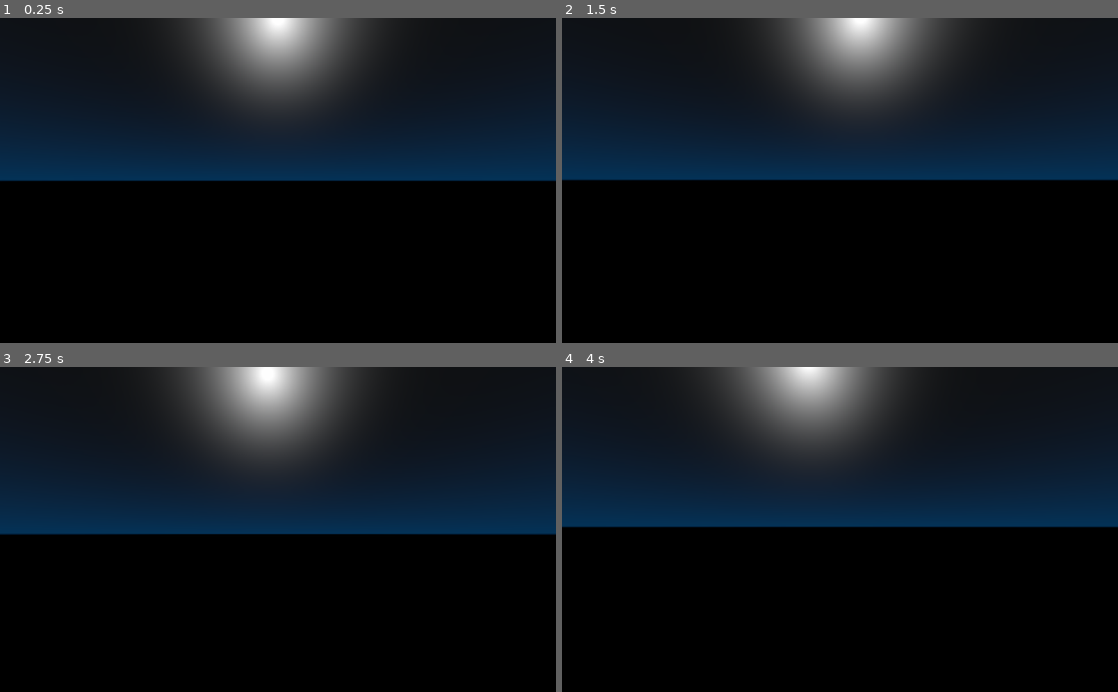
Above: before the commit, frames 1-4 (two rows, left to right).
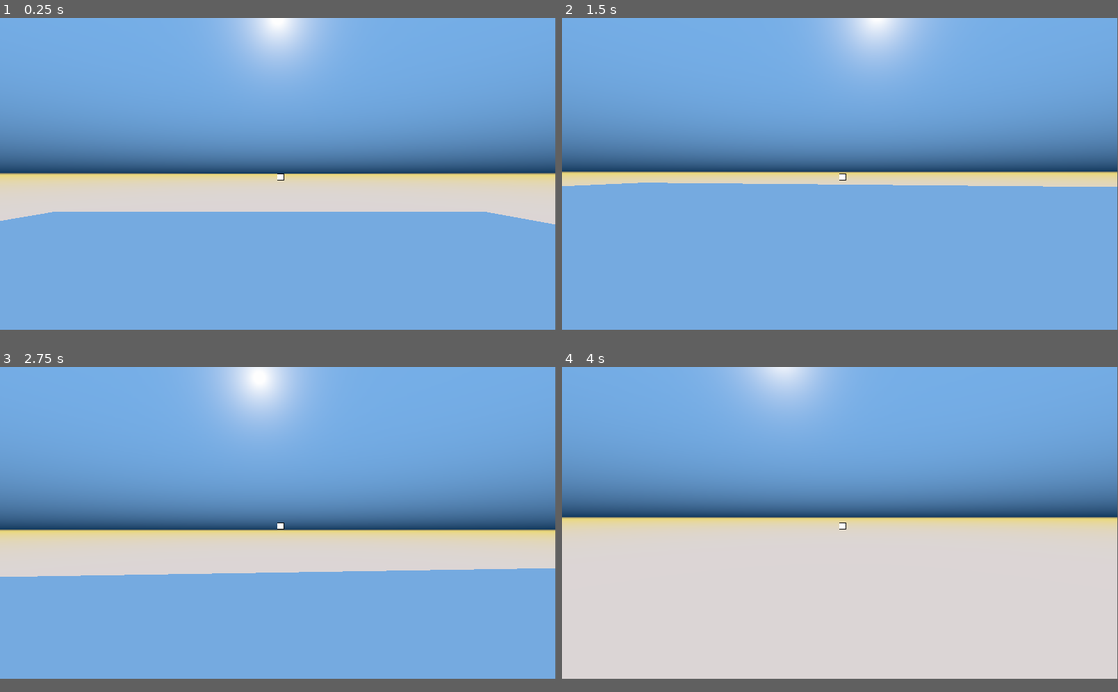
Above: after the commit, the same moments.

Repository: CS-Cafe/Lets-Make-A-Game
Game: Godot game, scene res://Scenes/DemoScene.tscn
Two runs of this game, one before a commit and one after it. Both use one fixed random seed, a clock stepped at 60 frames per second and the inputs below. Before the commit the project starts from res://DemoScene.tscn.
Inputs (mouse positions are in pixels of both pictures, inside the frame that each line leads up to):
- Up to frame 1 (0.25 s): no input
- Up to frame 2 (1.5 s): move the mouse to (867, 180) at 0.52 s; hold W (movement_forward) from 0.53 s (still down); tap F (player_flashlight) at 0.6 s; tap Space (movement_jump) at 0.77, 1.07 s; right-click (867, 180) at 0.8 s; move the mouse to (812, 180) at 1.27 s; right-click (812, 180) at 1.35 s
- Up to frame 3 (2.75 s): keep holding W (movement_forward); tap Space (movement_jump) at 1.52, 1.82, 2.3 s; tap Shift (movement_sprint, bound only after the commit) at 1.55 s; move the mouse to (289, 523) at 2.02 s; hold Shift (movement_sprint, bound only after the commit) from 2.03 s (still down)
- Up to frame 4 (4 s): keep holding W (movement_forward); move the mouse to (834, 536) at 2.77 s; release Shift (movement_sprint, bound only after the commit) at 2.78 s; tap Space (movement_jump) at 2.85, 3.02, 3.32, 3.77 s; tap F (player_flashlight) at 3.05, 3.6 s; move the mouse to (878, 532) at 3.52 s; right-click (878, 532) at 3.8 s
In our replay, the window is 800x468 before the commit and 799x449 after it. These sizes can differ from the game's own. Grey fills any space a smaller window leaves; there, only what the larger window draws over its background counts as a difference.

The runs differ from the first frame. In frame 1, 95% of the frame differs, in the area x 0-100%, y 0-96%; in frame 2, 95%; in frame 3, 95%; in frame 4, 96%.

Commit message:
Grabbing Objects
Demo scene now has grabbable sphere with right click

Diff:
--- a/$GAMENAME/DemoScene.tscn
+++ b/$GAMENAME/Scenes/DemoScene.tscn
@@ -1,24 +1,25 @@
-[gd_scene load_steps=6 format=2]
+[gd_scene load_steps=7 format=2]
 
-[ext_resource path="res://fps_player.tscn" type="PackedScene" id=1]
-[ext_resource path="res://object_floating_lightcube.tscn" type="PackedScene" id=2]
+[ext_resource path="res://Scenes/fps_player.tscn" type="PackedScene" id=1]
+[ext_resource path="res://Scenes/object_floating_lightcube.tscn" type="PackedScene" id=2]
+[ext_resource path="res://Scenes/RigidBody.tscn" type="PackedScene" id=3]
 
 [sub_resource type="BoxShape" id=1]
 extents = Vector3( 5, 1, 5 )
 
 [sub_resource type="ProceduralSky" id=2]
-sky_top_color = Color( 0.0588235, 0.0627451, 0.0666667, 1 )
+sky_top_color = Color( 0.462745, 0.686275, 0.909804, 1 )
 sky_horizon_color = Color( 0.0156863, 0.2, 0.345098, 1 )
-ground_bottom_color = Color( 0, 0, 0, 1 )
-ground_horizon_color = Color( 0, 0, 0, 1 )
+ground_bottom_color = Color( 0.862745, 0.839216, 0.839216, 1 )
+ground_horizon_color = Color( 0.929412, 0.85098, 0.415686, 1 )
 
 [sub_resource type="Environment" id=3]
 background_mode = 2
 background_sky = SubResource( 2 )
 ambient_light_color = Color( 1, 1, 1, 1 )
-ambient_light_energy = 0.0
-fog_color = Color( 0.313726, 0.313726, 0.313726, 1 )
-fog_sun_color = Color( 1, 1, 1, 1 )
+fog_color = Color( 0, 0, 0, 1 )
+fog_sun_color = Color( 0, 0, 0, 1 )
+fog_depth_enabled = false
 fog_depth_curve = 0.0346741
 fog_transmit_curve = 0.0334929
 
@@ -36,6 +37,9 @@
 
 [node name="fps_player" parent="." instance=ExtResource( 1 )]
 transform = Transform( 1, 0, 0, 0, 1, 0, 0, 0, 1, 1.80902, 9.72751, 1.60423 )
+OBJECT_THROW_FORCE = 0
+OBJECT_GRAB_DISTANCE = 5
+OBJECT_GRAB_RAY_DISTANCE = 6
 MOUSE_SENSITIVITY = 0.1
 
 [node name="WorldEnvironment" type="WorldEnvironment" parent="."]
@@ -43,3 +47,6 @@
 
 [node name="object_floating_lightcube" parent="." instance=ExtResource( 2 )]
 transform = Transform( 1, 0, 0, 0, 1, 0, 0, 0, 1, 0, 2.88282, 29.4316 )
+
+[node name="RigidBody" parent="." instance=ExtResource( 3 )]
+transform = Transform( 1, 0, 0, 0, 1, 0, 0, 0, 1, 20, 14, 10 )
--- /dev/null
+++ b/$GAMENAME/Scenes/RigidBody.tscn
@@ -0,0 +1,14 @@
+[gd_scene load_steps=2 format=2]
+
+[sub_resource type="SphereShape" id=1]
+
+[node name="RigidBody" type="RigidBody"]
+
+[node name="CSGSphere" type="CSGSphere" parent="."]
+radial_segments = 32
+rings = 32
+
+[node name="CollisionShape" type="CollisionShape" parent="."]
+shape = SubResource( 1 )
+
+[node name="OmniLight" type="OmniLight" parent="."]
--- a/$GAMENAME/fps_player.tscn
+++ b/$GAMENAME/Scenes/fps_player.tscn
@@ -1,11 +1,13 @@
-[gd_scene load_steps=4 format=2]
+[gd_scene load_steps=5 format=2]
 
-[ext_resource path="res://fps_player.gd" type="Script" id=1]
+[ext_resource path="res://Scripts/fps_player.gd" type="Script" id=1]
 
 [sub_resource type="CapsuleShape" id=1]
 
 [sub_resource type="BoxShape" id=2]
 extents = Vector3( 1, 0.317707, 1 )
+
+[sub_resource type="BoxShape" id=3]
 
 [node name="fps_player" type="KinematicBody"]
 script = ExtResource( 1 )
@@ -26,6 +28,14 @@
 transform = Transform( 1, 0, 0, 0, 1, 0, 0, 0, 1, 0, 0.890245, 0 )
 
 [node name="gun_fire_points" type="Spatial" parent="rotation_helper"]
+transform = Transform( 1, 0, 0, 0, 1, 0, 0, 0, 1, 0, 0.89, -2 )
+
+[node name="grab_objects" type="Spatial" parent="rotation_helper/gun_fire_points"]
+
+[node name="Area" type="Area" parent="rotation_helper/gun_fire_points/grab_objects"]
+
+[node name="CollisionShape" type="CollisionShape" parent="rotation_helper/gun_fire_points/grab_objects/Area"]
+shape = SubResource( 3 )
 
 [node name="gun_aim_points" type="Spatial" parent="rotation_helper"]
 
@@ -42,3 +52,27 @@
 __meta__ = {
 "_edit_use_anchors_": false
 }
+
+[node name="Reticle" type="Control" parent="player_hud"]
+margin_right = 40.0
+margin_bottom = 40.0
+
+[node name="ColorRect2" type="ColorRect" parent="player_hud/Reticle"]
+margin_left = -2.0
+margin_top = -2.0
+margin_right = 22.0
+margin_bottom = 22.0
+color = Color( 0, 0, 0, 1 )
+__meta__ = {
+"_edit_use_anchors_": false
+}
+
+[node name="ColorRect" type="ColorRect" parent="player_hud/Reticle"]
+margin_right = 20.0
+margin_bottom = 20.0
+__meta__ = {
+"_edit_use_anchors_": false
+}
+
+[connection signal="body_entered" from="rotation_helper/gun_fire_points/grab_objects/Area" to="." method="_on_Area_body_entered"]
+[connection signal="body_exited" from="rotation_helper/gun_fire_points/grab_objects/Area" to="." method="_on_Area_body_exited"]
--- /dev/null
+++ b/$GAMENAME/Scripts/fps_player.gd
@@ -0,0 +1,217 @@
+##TO DO LIST
+#Adjust Flashlight Size/Intensity
+
+
+
+extends KinematicBody
+
+#Basic Movement
+const ACCEL = 4.5
+const DEACCEL = 16
+const MAX_SLOPE_ANGLE = 40
+const MAX_SPEED = 15
+var vel = Vector3()
+var dir = Vector3()
+
+#Jump Movement
+const JUMP_SPEED = 9
+const gravity = -24.8
+
+#Sprint Movement
+var is_sprinting = false
+var MAX_SPRINT_SPEED = 20
+var SPRINT_ACCEL = 18
+
+#Flashlight
+var flashlight
+
+#Camera
+var camera
+export var x_range = 70
+
+#Grabbing RigidBodys
+var grabbed_object = null
+#const OBJECT_THROW_FORCE = 120
+#const OBJECT_GRAB_DISTANCE = 7
+#const OBJECT_GRAB_RAY_DISTANCE = 10
+export var OBJECT_THROW_FORCE = 120
+export var OBJECT_GRAB_DISTANCE = 7
+export var OBJECT_GRAB_RAY_DISTANCE = 10
+var object_detection
+var object_detection_collision
+
+#Rotation Helper
+var rotation_helper
+export var MOUSE_SENSITIVITY = 0.05
+
+#UI
+var reticle
+
+func _ready():
+	#Camera
+	camera = $rotation_helper/player_camera
+
+	#Rotation Helper
+	rotation_helper = $rotation_helper
+
+	#Flashlight
+	flashlight = $rotation_helper/player_flashlight
+
+	#UI
+	reticle = $player_hud/Reticle
+	reticle.set_position(get_viewport().size / 2)
+	#Change Var for Color Shift
+	reticle = $player_hud/Reticle/ColorRect
+
+	#Grabbing Objects
+	object_detection = $rotation_helper/gun_fire_points
+	object_detection_collision = $rotation_helper/gun_fire_points/grab_objects/Area/CollisionShape
+	if true:
+		#Set Area to Grab Distance
+		object_detection.translation = Vector3(0,0,OBJECT_GRAB_RAY_DISTANCE / 2 * -1)
+		object_detection_collision.get_shape().set_extents(Vector3(.05,.05,OBJECT_GRAB_RAY_DISTANCE / 2))
+
+
+	#Initial Mouse Mode
+	Input.set_mouse_mode(Input.MOUSE_MODE_CAPTURED)
+
+func _physics_process(delta):
+	process_inputs(delta)
+	process_movement(delta)
+
+func _input(event):
+	if event is InputEventMouseMotion and Input.get_mouse_mode() == Input.MOUSE_MODE_CAPTURED:
+		rotation_helper.rotate_x(deg2rad(event.relative.y*MOUSE_SENSITIVITY * -1)) #chagne to 1 for inverted mouse up/dwn
+		self.rotate_y(deg2rad(event.relative.x*MOUSE_SENSITIVITY * -1)) #change to 1 for inverted mouse left/right
+
+		var camera_rot = rotation_helper.rotation_degrees
+		camera_rot.x = clamp(camera_rot.x, -x_range, x_range)
+		rotation_helper.rotation_degrees = camera_rot
+
+func process_inputs(delta):
+		#Check if Jumping
+		if is_on_floor(): #keeps motion while in jump
+			dir = Vector3()
+		#Camera Transform
+		var cam_xform = camera.get_global_transform()
+
+		#Set Input Movement
+		var input_movement_vector = Vector2()
+
+		#Basic Movement
+		if Input.is_action_pressed("movement_forward") and is_on_floor():
+			input_movement_vector.y += 1
+		if Input.is_action_pressed("movement_backward") and is_on_floor():
+			input_movement_vector.y -= 1
+		if Input.is_action_pressed("movement_left") and is_on_floor():
+			input_movement_vector.x -= 1
+		if Input.is_action_pressed("movement_right") and is_on_floor():
+			input_movement_vector.x += 1
+
+		input_movement_vector = input_movement_vector.normalized()
+
+		dir += -cam_xform.basis.z * input_movement_vector.y
+		dir += cam_xform.basis.x * input_movement_vector.x
+
+		#Jump Movement
+		if is_on_floor():
+			if Input.is_action_just_pressed("movement_jump"):
+				vel.y = JUMP_SPEED
+
+
+		#Cursor Freeing
+		if Input.is_action_just_pressed("ui_cancel"):
+			if Input.get_mouse_mode() == Input.MOUSE_MODE_VISIBLE:
+				Input.set_mouse_mode(Input.MOUSE_MODE_CAPTURED)
+			else:
+				Input.set_mouse_mode(Input.MOUSE_MODE_VISIBLE)
+
+		#Flashlight Toggle
+		if Input.is_action_just_pressed("player_flashlight"):
+			#var flashlight = $rotation_helper/player_flashlight
+			if flashlight.visible == true:
+				flashlight.visible = false
+			else:
+				flashlight.visible = true
+
+		#Sprinting Movement
+		if Input.is_action_pressed("movement_sprint"):
+			is_sprinting = true
+		else:
+			is_sprinting = false
+
+		#Grabbing RigidBody's
+		if Input.is_action_just_pressed("fire_grenade"): # and current_weapon == "UNARMED": #For Use in True FPS
+			if grabbed_object == null:
+				var state = get_world().direct_space_state
+				var center_position = get_viewport().size / 2
+				var ray_from = camera.project_ray_origin(center_position)
+				var ray_to = ray_from + camera.project_ray_normal(center_position) * OBJECT_GRAB_RAY_DISTANCE
+
+				var ray_result = state.intersect_ray(ray_from, ray_to, [self, $rotation_helper/gun_fire_points/grab_objects/Area])
+				if !ray_result.empty():
+					if ray_result["collider"] is RigidBody:
+						grabbed_object = ray_result["collider"]
+						grabbed_object.mode = RigidBody.MODE_STATIC
+						grabbed_object.collision_layer = 0
+						grabbed_object.collision_mask = 0
+
+			else:
+				grabbed_object.mode = RigidBody.MODE_RIGID
+				grabbed_object.apply_impulse(Vector3(0,0,0), -camera.global_transform.basis.z.normalized()*OBJECT_THROW_FORCE)
+				grabbed_object.collision_layer = 1
+				grabbed_object.collision_mask = 1
+
+				grabbed_object = null
+		if grabbed_object != null:
+			grabbed_object.global_transform.origin = camera.global_transform.origin + (-camera.global_transform.basis.z.normalized() * OBJECT_GRAB_DISTANCE)
+
+func process_movement(delta):
+	dir.y = 0
+	dir = dir.normalized()
+
+	vel.y += delta * gravity
+	var hvel = vel
+	hvel.y = 0
+
+	var target = dir
+	#target *= MAX_SPEED
+	if is_sprinting:
+		target *= MAX_SPRINT_SPEED
+	else:
+		target *= MAX_SPEED
+
+	var accel
+	if dir.dot(hvel) > 0:
+		if is_sprinting:
+			accel = SPRINT_ACCEL
+		else:
+			accel = ACCEL
+	else:
+		accel = DEACCEL
+
+	hvel = hvel.linear_interpolate(target, accel * delta)
+	vel.x = hvel.x
+	vel.z = hvel.z
+	vel = move_and_slide(vel, Vector3(0,1,0), 0.05, 4, deg2rad(MAX_SLOPE_ANGLE))
+
+
+#Considering Highlighting Objects or Highlighting/Changing HUD Reticle
+func _on_Area_body_entered(body):
+	#Highlight RigidBody
+	if body is RigidBody:
+	#	var CSGSPHERE : Node = body.get_node("CSGSphere")
+	#	CSGSPHERE.material_override = load("res://Shaders_and_Materials/plain_white_material_outline.tres")
+	#	#print(CSGSPHERE)
+		reticle.color = Color(0,1,0,1)
+	pass
+
+func _on_Area_body_exited(body):
+	#Remove Highlight on RigidBody
+	if body is RigidBody:
+	#	var CSGSPHERE : Node = body.get_node("CSGSphere")
+	#	CSGSPHERE.material_override = load("res://Shaders_and_Materials/plain_white_material.tres")
+	#	#print(CSGSPHERE)
+		reticle.color = Color(1,1,1,1)
+	pass
+	pass # Replace with function body.
--- /dev/null
+++ b/$GAMENAME/Shaders_and_Materials/plain_white_material.tres
@@ -0,0 +1,3 @@
+[gd_resource type="SpatialMaterial" format=2]
+
+[resource]
--- /dev/null
+++ b/$GAMENAME/Shaders_and_Materials/plain_white_material_outline.tres
@@ -0,0 +1,11 @@
+[gd_resource type="SpatialMaterial" load_steps=2 format=2]
+
+[sub_resource type="SpatialMaterial" id=1]
+flags_unshaded = true
+params_cull_mode = 1
+params_grow = true
+params_grow_amount = 0.02
+albedo_color = Color( 0, 1, 0, 1 )
+
+[resource]
+next_pass = SubResource( 1 )
--- a/$GAMENAME/fps_player.gd
+++ /dev/null
@@ -1,107 +0,0 @@
-##TO DO LIST
-#Adjust Flashlight Size/Intensity
-
-
-
-extends KinematicBody
-
-const gravity = -24.8
-var vel = Vector3()
-const MAX_SPEED = 20
-const JUMP_SPEED = 18
-const ACCEL = 4.5
-
-var dir = Vector3()
-
-const DEACCEL = 16
-const MAX_SLOPE_ANGLE = 40
-
-var camera
-var rotation_helper
-
-export var MOUSE_SENSITIVITY = 0.05
-
-func _ready():
-	camera = $rotation_helper/player_camera
-	rotation_helper = $rotation_helper
-
-	Input.set_mouse_mode(Input.MOUSE_MODE_CAPTURED)
-
-func _physics_process(delta):
-	process_inputs(delta)
-	process_movement(delta)
-
-func _input(event):
-	if event is InputEventMouseMotion and Input.get_mouse_mode() == Input.MOUSE_MODE_CAPTURED:
-		rotation_helper.rotate_x(deg2rad(event.relative.y*MOUSE_SENSITIVITY * -1)) #chagne to 1 for inverted mouse up/dwn
-		self.rotate_y(deg2rad(event.relative.x*MOUSE_SENSITIVITY * -1)) #change to 1 for inverted mouse left/right
-
-		var camera_rot = rotation_helper.rotation_degrees
-		camera_rot.x = clamp(camera_rot.x, -70, 70)
-		rotation_helper.rotation_degrees = camera_rot
-
-func process_inputs(delta):
-		if is_on_floor(): #keeps motion while in jump
-			dir = Vector3()
-		var cam_xform = camera.get_global_transform()
-
-		var input_movement_vector = Vector2()
-
-		if Input.is_action_pressed("movement_forward") and is_on_floor():
-			input_movement_vector.y += 1
-		if Input.is_action_pressed("movement_backward") and is_on_floor():
-			input_movement_vector.y -= 1
-		if Input.is_action_pressed("movement_left") and is_on_floor():
-			input_movement_vector.x -= 1
-		if Input.is_action_pressed("movement_right") and is_on_floor():
-			input_movement_vector.x += 1
-
-		input_movement_vector = input_movement_vector.normalized()
-
-		dir += -cam_xform.basis.z * input_movement_vector.y
-		dir += cam_xform.basis.x * input_movement_vector.x
-
-		#Jump
-		if is_on_floor():
-			if Input.is_action_just_pressed("movement_jump"):
-				vel.y = JUMP_SPEED
-
-
-		#add in cursor freeing
-		if Input.is_action_just_pressed("ui_cancel"):
-			if Input.get_mouse_mode() == Input.MOUSE_MODE_VISIBLE:
-				Input.set_mouse_mode(Input.MOUSE_MODE_CAPTURED)
-			else:
-				Input.set_mouse_mode(Input.MOUSE_MODE_VISIBLE)
-
-		#Flashlight Toggle
-		if Input.is_action_just_pressed("player_flashlight"):
-			var flashlight = $rotation_helper/player_flashlight
-			if flashlight.visible == true:
-				flashlight.visible = false
-			else:
-				flashlight.visible = true
-
-
-
-func process_movement(delta):
-	dir.y = 0
-	dir = dir.normalized()
-
-	vel.y += delta * gravity
-	var hvel = vel
-	hvel.y = 0
-
-	var target = dir
-	target *= MAX_SPEED
-
-	var accel
-	if dir.dot(hvel) > 0:
-		accel = ACCEL
-	else:
-		accel = DEACCEL
-
-	hvel = hvel.linear_interpolate(target, accel * delta)
-	vel.x = hvel.x
-	vel.z = hvel.z
-	vel = move_and_slide(vel, Vector3(0,1,0), 0.05, 4, deg2rad(MAX_SLOPE_ANGLE))
--- a/$GAMENAME/project.godot
+++ b/$GAMENAME/project.godot
@@ -11,8 +11,13 @@
 [application]
 
 config/name="$GAMENAME"
-run/main_scene="res://DemoScene.tscn"
-config/icon="res://icon.png"
+run/main_scene="res://Scenes/DemoScene.tscn"
+config/icon="res://Assets/icon.png"
+
+[display]
+
+window/size/width=1920
+window/size/height=1080
 
 [input]
 
@@ -46,6 +51,16 @@
 "events": [ Object(InputEventKey,"resource_local_to_scene":false,"resource_name":"","device":0,"alt":false,"shift":false,"control":false,"meta":false,"command":false,"pressed":false,"scancode":70,"unicode":0,"echo":false,"script":null)
  ]
 }
+movement_sprint={
+"deadzone": 0.5,
+"events": [ Object(InputEventKey,"resource_local_to_scene":false,"resource_name":"","device":0,"alt":false,"shift":false,"control":false,"meta":false,"command":false,"pressed":false,"scancode":16777237,"unicode":0,"echo":false,"script":null)
+ ]
+}
+fire_grenade={
+"deadzone": 0.5,
+"events": [ Object(InputEventMouseButton,"resource_local_to_scene":false,"resource_name":"","device":0,"alt":false,"shift":false,"control":false,"meta":false,"command":false,"button_mask":0,"position":Vector2( 0, 0 ),"global_position":Vector2( 0, 0 ),"factor":1.0,"button_index":2,"pressed":false,"doubleclick":false,"script":null)
+ ]
+}
 
 [physics]
 
Renamed: $GAMENAME/icon.png -> $GAMENAME/Assets/icon.png
Not shown, changed: $GAMENAME/Assets/icon.png.import
Renamed: $GAMENAME/object_floating_lightcube.tscn -> $GAMENAME/Scenes/object_floating_lightcube.tscn
